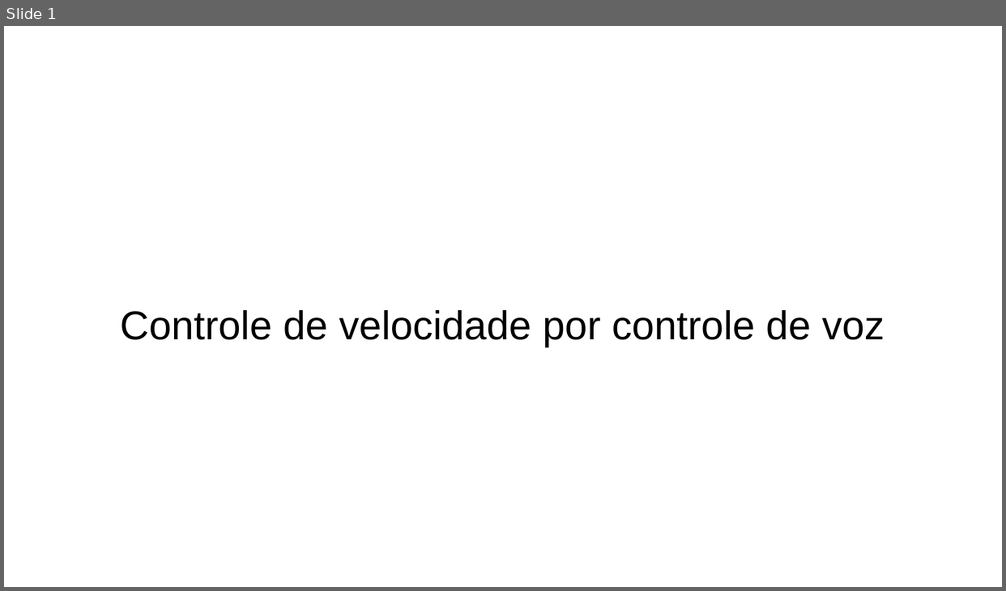
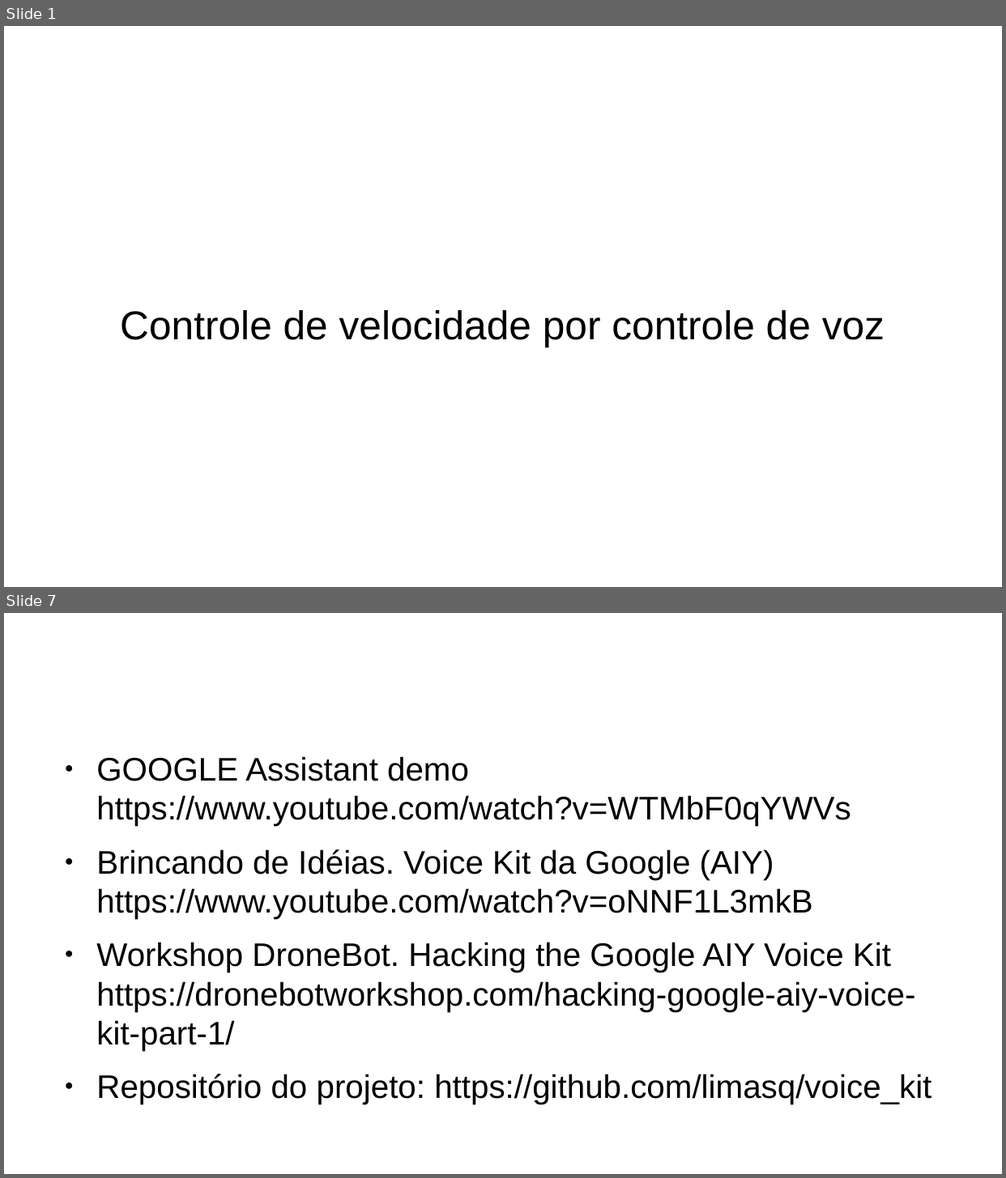
Before and after one commit to limasq/voice_kit, a slide deck: ControlePorVoz.odp. Shown one above the other, each under a label of ours: slide 1 before the commit, slides 1 and 7 after it; the slides between them are not shown. The pictures are 1006x591 and 1006x1178 pixels, drawn with LibreOffice and Linux fonts; fonts in the diff are those of the drawing; background and template pictures are left out. Boxes give left, top, right and bottom in pixels: in the first picture for what was removed or moved away, otherwise in the second. Text is boxed around its words. In the diff, an @@ line names an element or a change of style, - is before the commit and + after.

```diff
--- a/ControlePorVoz.odp
+++ b/ControlePorVoz.odp
@@ slide 7 added at [4, 613, 1002, 1174], background #FFFFFF @@
@@ title added at [53, 635, 749, 727], 35.7 pt, text #FFFFFF @@
+Videografia
@@ text added at [96, 756, 931, 1105], 26 pt, text #000000 @@
+● GOOGLE Assistant demo https://www.youtube.com/watch?v=WTMbF0qYWVs
+● Brincando de Idéias. Voice Kit da Google (AIY) https://www.youtube.com/watch?v=oNNF1L3mkB
+● Workshop DroneBot. Hacking the Google AIY Voice Kit https://dronebotworkshop.com/hacking-google-aiy-voice-kit-part-1/
+● Repositório do projeto: https://github.com/limasq/voice_kit
```
Also in this commit, not shown: 5 other slides added, 5 slides removed.
